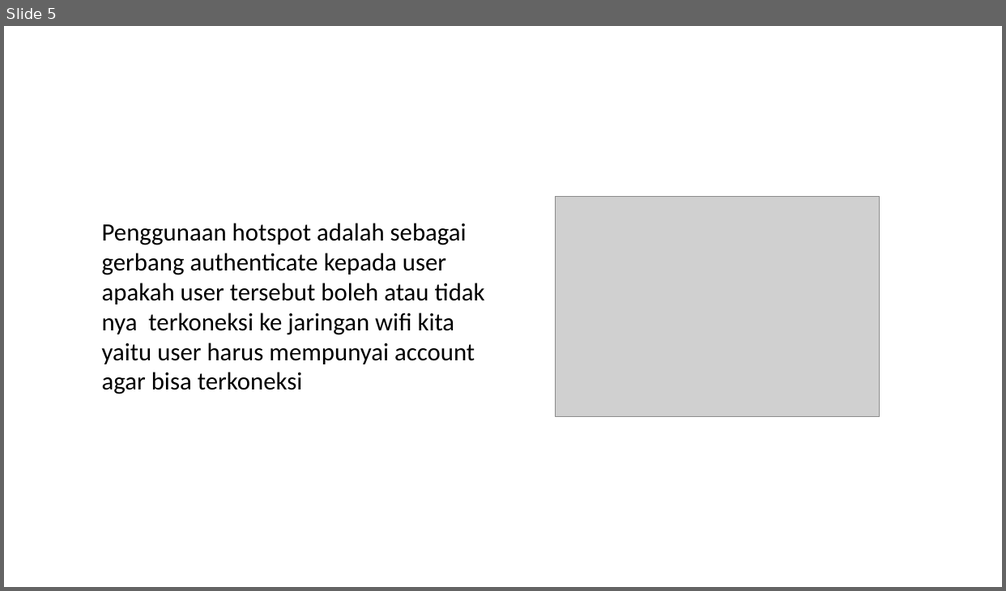
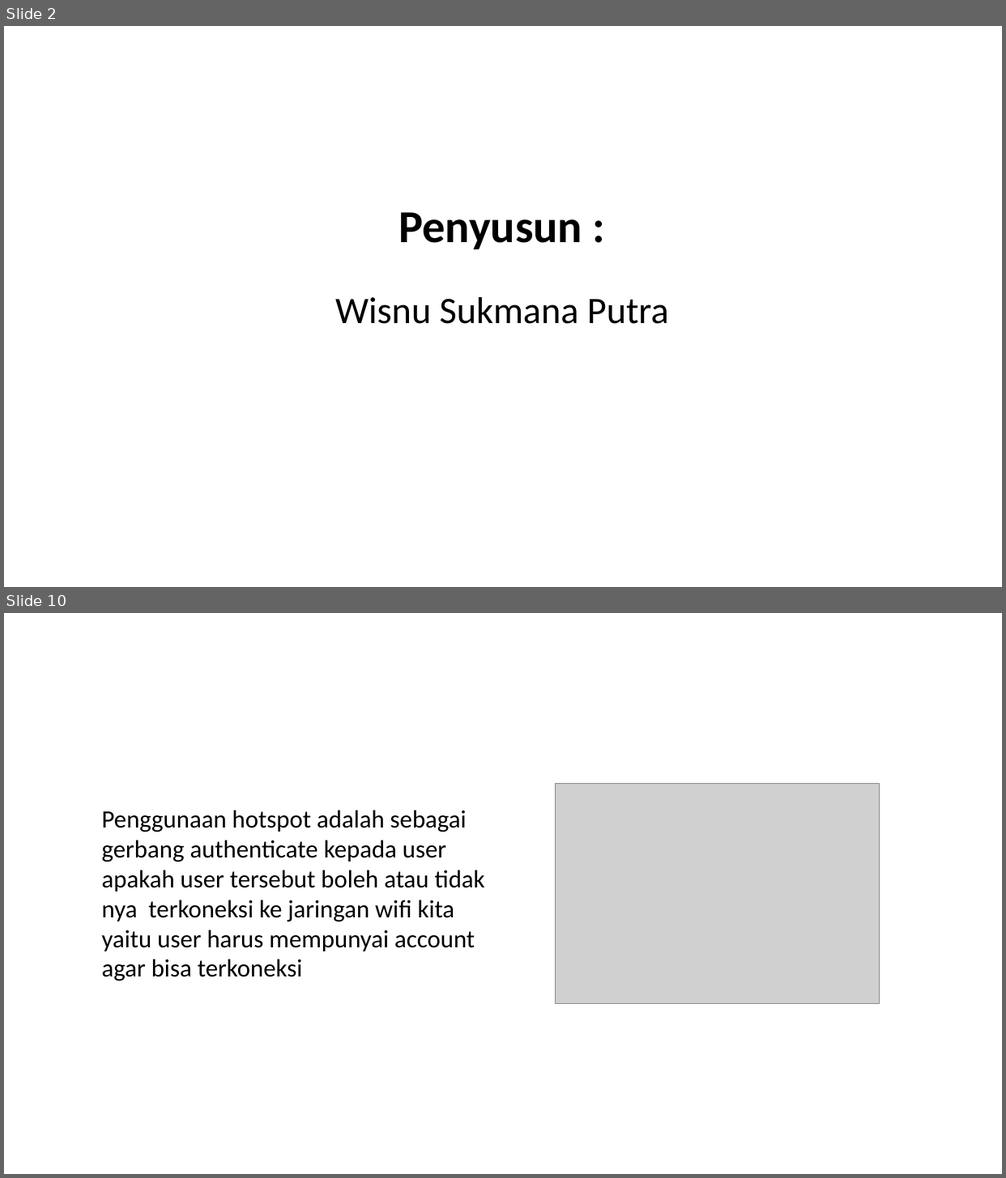
Before and after one commit to wisnushaputra/private-repo, a slide deck: Wisnu.pptx. Shown one above the other, each under a label of ours: slide 5 before the commit, slides 2 and 10 after it; the slides between them are not shown. The pictures are 1006x591 and 1006x1178 pixels, drawn with LibreOffice and Linux fonts; fonts in the diff are those of the drawing; grey boxes stand for pictures. Boxes give left, top, right and bottom in pixels: in the first picture for what was removed or moved away, otherwise in the second. Text is boxed around its words. In the diff, an @@ line names an element or a change of style, - is before the commit and + after.

```diff
--- a/Wisnu.pptx
+++ b/Wisnu.pptx
@@ slide 2 added at [4,26,1002,587], background #FFFFFF @@
@@ title added at [398,212,582,250], 44 pt, text #000000, bold @@
+Penyusun :
@@ text added at [335,297,669,324], 36 pt, text #000000 @@
+Wisnu Sukmana Putra
@@ what was slide 5 is now slide 10 @@
```
Also in this commit, not shown: 5 slides changed, 6 other slides added, 1 slide removed, 1 other file.
